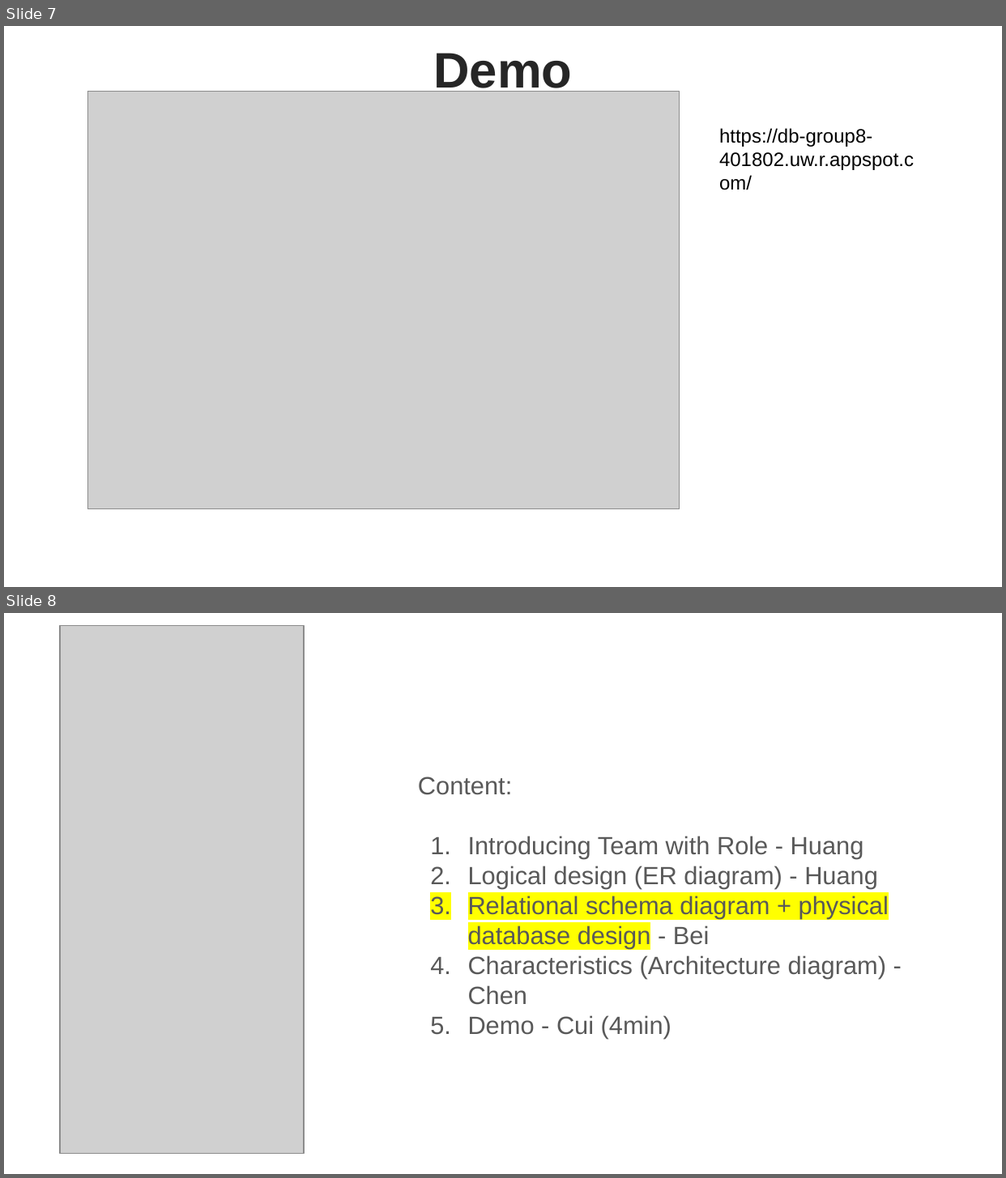
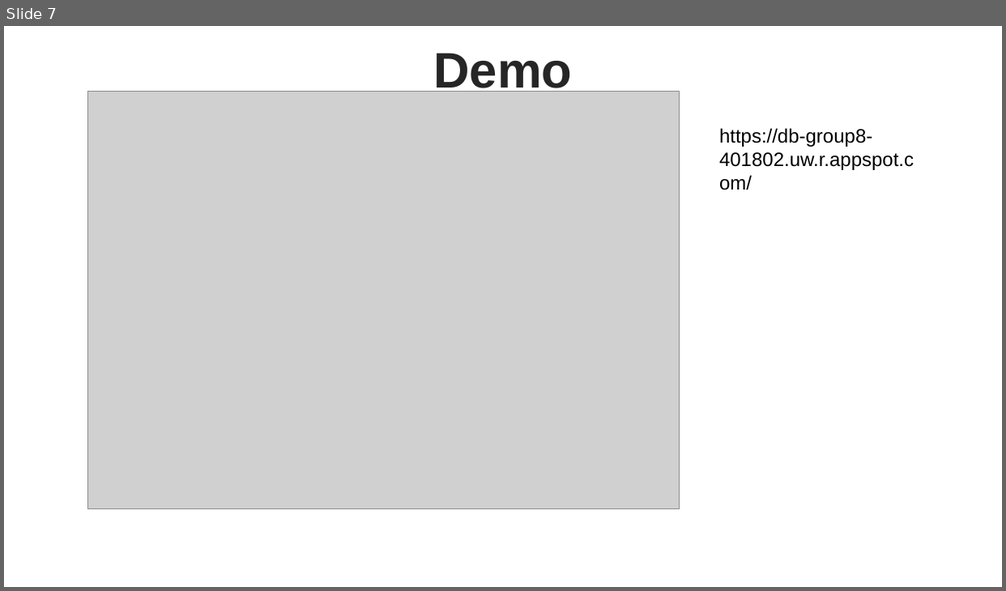
Before and after one commit to DailyGrow/phone-bidding, a slide deck: res/Group8_Final_Demo.pptx. Shown one above the other, each under a label of ours: slides 7 and 8 before the commit, slide 7 after it. The pictures are 1006x1178 and 1006x591 pixels, drawn with LibreOffice and Linux fonts; fonts in the diff are those of the drawing; grey boxes stand for pictures. Boxes give left, top, right and bottom in pixels: in the first picture for what was removed or moved away, otherwise in the second. Text is boxed around its words. In the diff, an @@ line names an element or a change of style, - is before the commit and + after.

```diff
--- a/res/Group8_Final_Demo.pptx
+++ b/res/Group8_Final_Demo.pptx
@@ slide 8 removed at (4, 613, 1002, 1174), background #FFFFFF @@
@@ picture removed at (60, 626, 304, 1154) @@
@@ text removed at (418, 777, 889, 1039) @@
-Content:
-1. Introducing Team with Role - Huang
-2. Logical design (ER diagram) - Huang
-3. Relational schema diagram + physical database design - Bei
-4. Characteristics (Architecture diagram) - Chen
-5. Demo - Cui (4min)
```
Also in this commit, not shown: 1 slide changed, 2 other slides removed.
